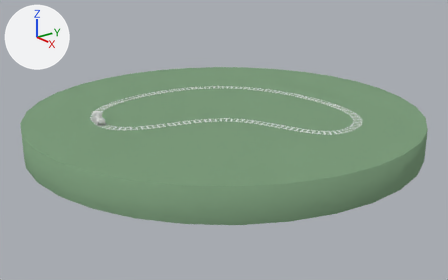
An edit to the Blender file blender/blender_express.blend, drawn before and after from the same camera.
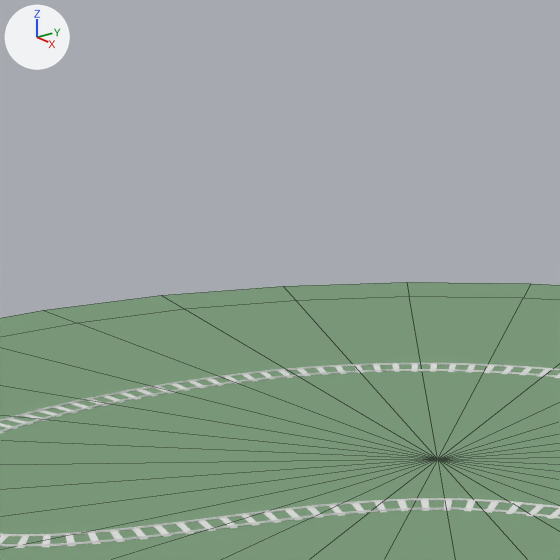
Each version is shown whole from a camera (50 mm lens) standing at (31.72, -23.51, 11.5) and looking at (0.56, -0.41, -1.91), then close up on the part from 27% to 56% of the width and 0% to 48% of the height. Arrows for +X, +Y and +Z are at upper left; the lights stay in place. The close-ups show mesh edges as thin lines.

Names of what the first close-up shows: 'Terrain', 'rail'.
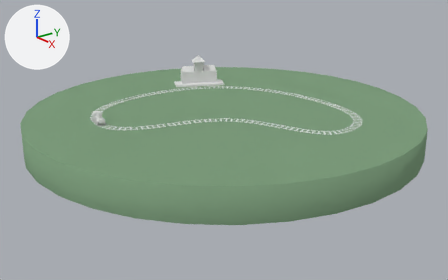
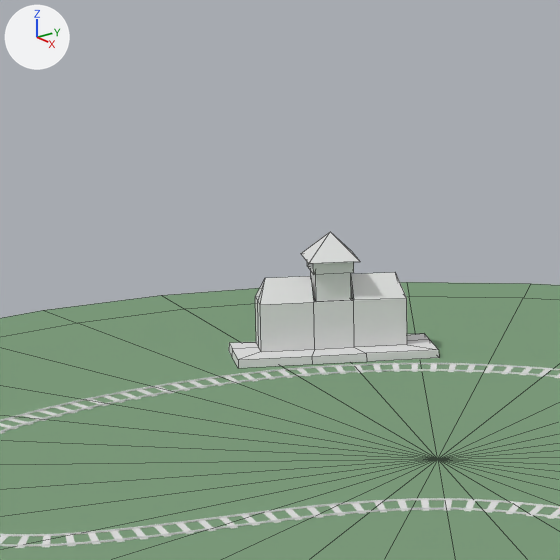
Commit message: adding train station

Changed parts and their boxes [x1, y1, x2, y2] in the close-ups (560 x 560 px):
'Station', added: after [229, 232, 439, 368]

The edits, one by one:
Mesh me_cube_001 is new.
It has 65 vertices, 64 faces and spans x -0.47..0.85, y -1.83..1.83, z 0.0..2.21.
Object 'Station' (ob_station) is new; it shows me_cube_001.
Its location is (-6.76, 2.6, 0.0).
Its rotation in degrees is (0, 0, -25).
